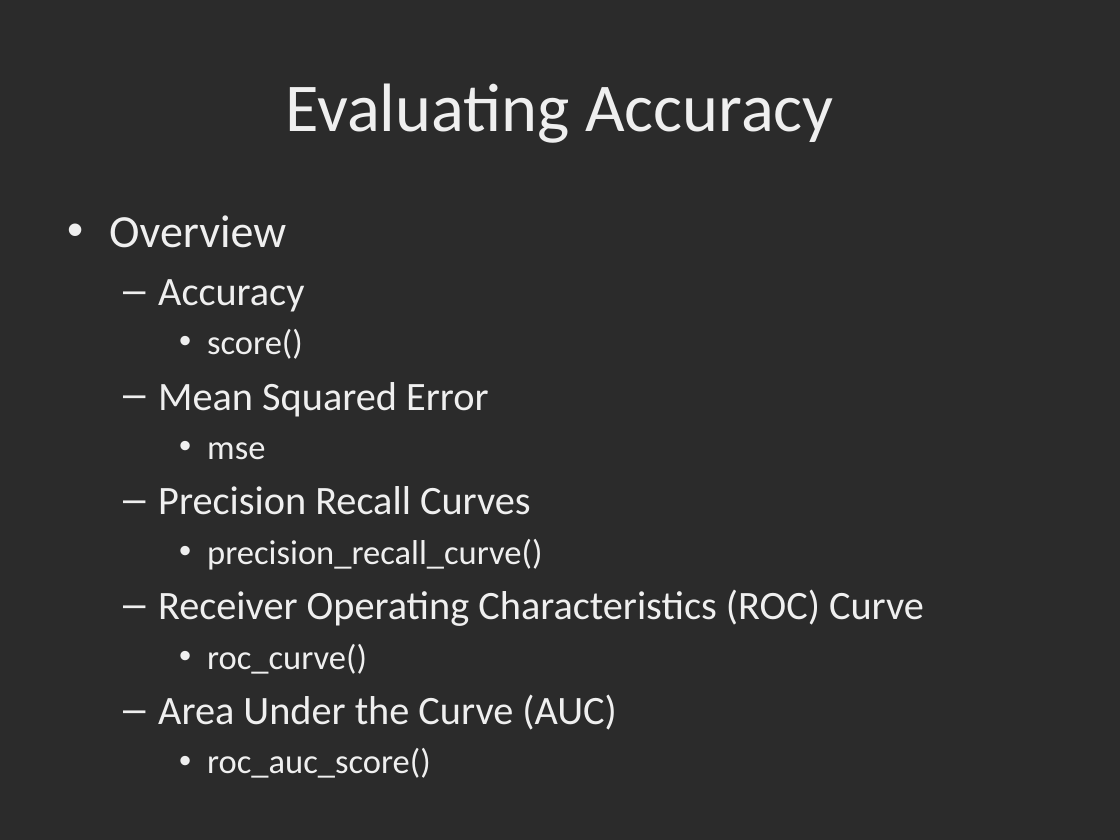
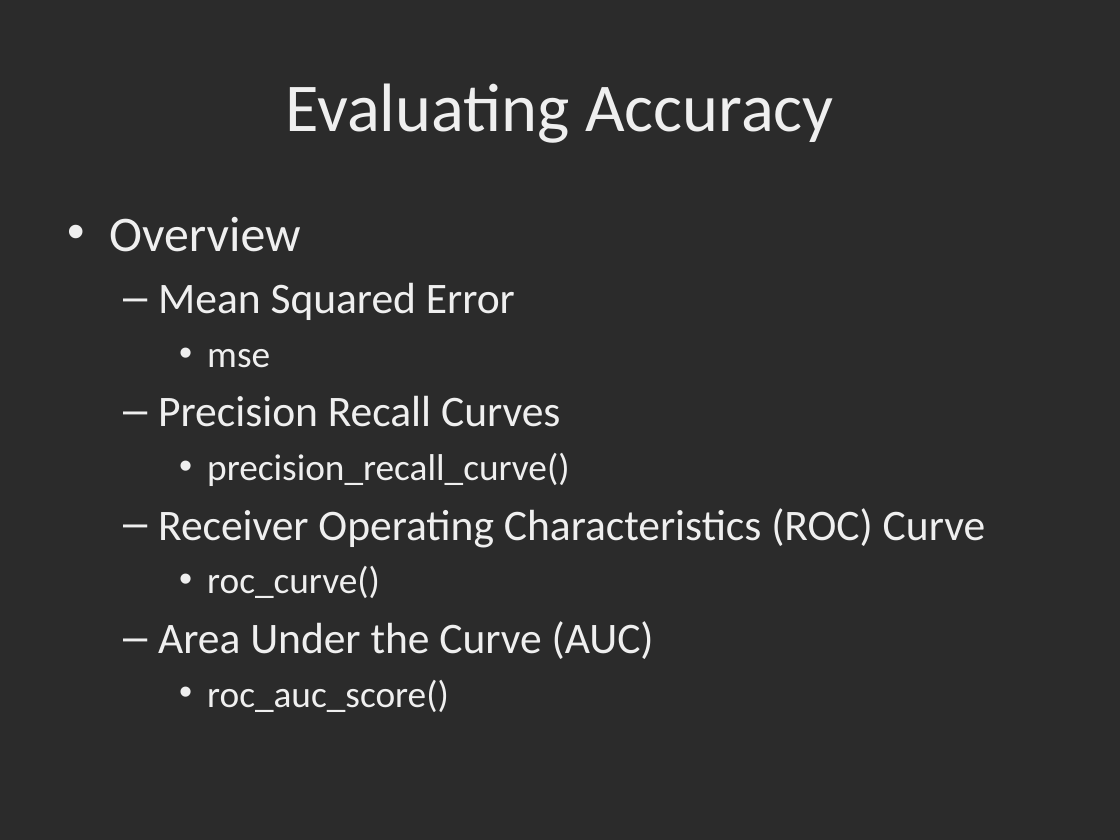
Before and after one commit to dbowmans46/PracticalProgramming, a slide deck: slide 86 of Session 7 - Python/Instructional Material/Session 7 - Python Brief Intro to Machine Learning with Scikit Learn.pptx (slide 81 before the commit). Drawn at 1120x840 pixels with LibreOffice and Linux fonts; fonts in the diff are those of the drawing; background and template pictures are left out; a plain dark background stands for a picture behind light text. Boxes give left, top, right and bottom in pixels: in the first picture for what was removed or moved away, otherwise in the second. Text is boxed around its words. In the diff, an @@ line names an element or a change of style, - is before the commit and + after.

```diff
--- a/Session 7 - Python/Instructional Material/Session 7 - Python Brief Intro to Machine Learning with Scikit Learn.pptx
+++ b/Session 7 - Python/Instructional Material/Session 7 - Python Brief Intro to Machine Learning with Scikit Learn.pptx
@@ text "Overview" at bbox=[109, 217, 985, 712]: size 29.6 to 32 pt in "Overview"; size 25.9 to 28 pt in "Mean Squared Error", "Precision Recall Curves", "Receiver Operating Characteristics (ROC) Curve", "Area Under the Curve (AUC)"; size 22.2 to 24 pt in "mse", "precision_recall_curve()", "roc_curve()", "roc_auc_score()" @@
@@ text at bbox=[158, 279, 304, 359]: paragraphs removed @@
-  – Accuracy
-    • score()
```
Also in this commit, not shown: 2 other slides changed, 27 slides added.
